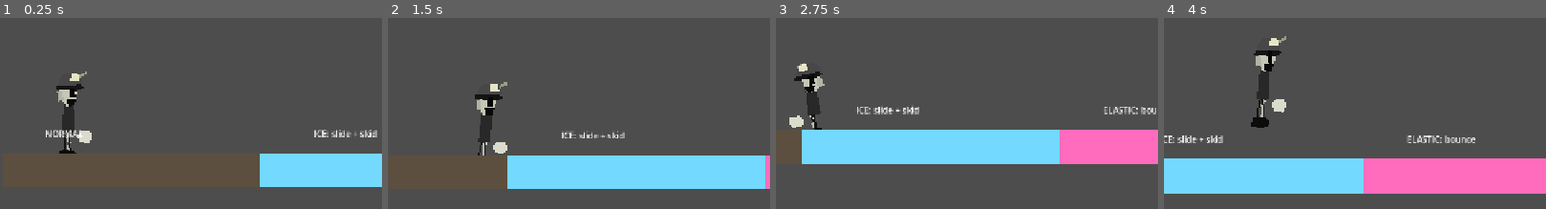
Above: before the commit, frames 1-4 (left to right).
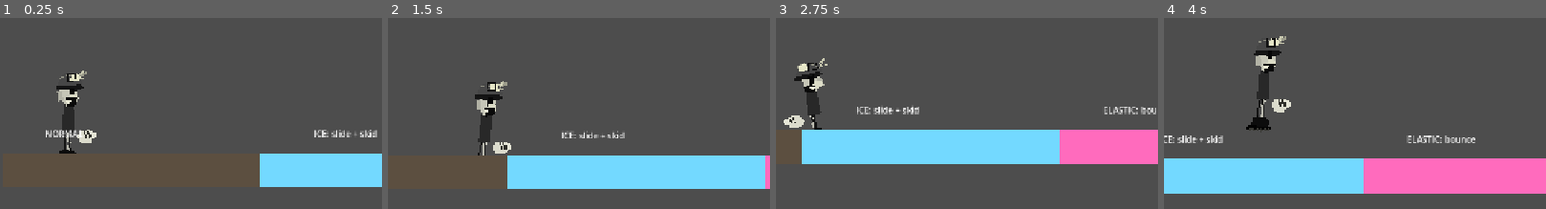
Above: after the commit, the same moments.

Repository: lseyesl/rubber-hose-animation
Game: Godot game, scene res://scenes/Main.tscn
The game is run twice, just before and just after one commit, with the same random seed, the same clock (stepped at 60 frames per second) and the same inputs.
Inputs:
- Up to frame 1 (0.25 s): no input
- Up to frame 2 (1.5 s): hold D (move_right) from 0.53 s (still down); tap Space (jump) at 0.77 s
- Up to frame 3 (2.75 s): tap Space (jump) at 1.52 s; release D (move_right) at 2.03 s; hold A (move_left) from 2.03 s (still down)
- Up to frame 4 (4 s): release A (move_left) at 2.78 s; hold D (move_right) from 2.78 s (still down); tap Space (jump) at 3.02, 3.77 s
The pictures show only the part of the screen within x 29-79%, y 46-96%; the shares and areas given below are measured in that part.

The runs differ from the first frame. In frame 1, 0.3% of the frame differs, in the area x 15-26%, y 27-66%; in frame 2, 0.3%; in frame 3, 0.3%; in frame 4, 0.4%, in the area x 21-34%, y 9-60%.

Commit message:
Add vintage miner visual details to Player scene
Add helmet band, lamp rim/beam, round nose, smile tooth, glove thumbs/finger marks, arm coil shadows, and boot soles/cleats to match the reference image.

Ultraworked with [Sisyphus](https://github.com/code-yeongyu/oh-my-openagent)

Co-authored-by: Sisyphus <clio-agent@sisyphuslabs.ai>

Diff:
--- a/scenes/Player.tscn
+++ b/scenes/Player.tscn
@@ -44,11 +44,27 @@
 
 [node name="FrontDeco" type="Node2D" parent="VisualRoot"]
 
+[node name="LeftArmCoilShadow" type="Line2D" parent="VisualRoot/FrontDeco"]
+position = Vector2(-18, -13)
+points = PackedVector2Array(0, 0, -8, 7, 1, 14, -10, 21, -2, 28, -12, 36, -8, 45)
+width = 7.0
+default_color = Color(0.05, 0.05, 0.05, 1)
+begin_cap_mode = 2
+end_cap_mode = 2
+
 [node name="LeftArmCoil" type="Line2D" parent="VisualRoot/FrontDeco"]
 position = Vector2(-20, -15)
 points = PackedVector2Array(0, 0, -8, 7, 1, 14, -10, 21, -2, 28, -12, 36, -8, 45)
 width = 5.0
 default_color = Color(0.76, 0.76, 0.72, 1)
+begin_cap_mode = 2
+end_cap_mode = 2
+
+[node name="RightArmCoilShadow" type="Line2D" parent="VisualRoot/FrontDeco"]
+position = Vector2(22, -15)
+points = PackedVector2Array(0, 0, 9, 7, -1, 14, 11, 21, 2, 28, 13, 36, 9, 45)
+width = 7.0
+default_color = Color(0.05, 0.05, 0.05, 1)
 begin_cap_mode = 2
 end_cap_mode = 2
 
@@ -104,12 +120,38 @@
 [node name="LeftGlove" type="Polygon2D" parent="VisualRoot/FrontDeco"]
 position = Vector2(-32, 31)
 color = Color(0.86, 0.86, 0.8, 1)
-polygon = PackedVector2Array(-15, -8, 7, -9, 16, 0, 12, 12, -8, 13, -18, 4)
+polygon = PackedVector2Array(-17, -9, 5, -11, 16, -2, 16, 9, 5, 15, -12, 14, -21, 5)
+
+[node name="LeftGloveThumb" type="Polygon2D" parent="VisualRoot/FrontDeco"]
+position = Vector2(-45, 27)
+color = Color(0.9, 0.9, 0.84, 1)
+polygon = PackedVector2Array(-2, -5, 9, -4, 12, 3, 5, 8, -5, 4)
+
+[node name="LeftGloveFingers" type="Line2D" parent="VisualRoot/FrontDeco"]
+position = Vector2(-31, 29)
+points = PackedVector2Array(-7, -6, -3, 6, 0, -7, 4, 6, 7, -5, 10, 4)
+width = 1.8
+default_color = Color(0.18, 0.18, 0.16, 1)
+begin_cap_mode = 2
+end_cap_mode = 2
 
 [node name="RightGlove" type="Polygon2D" parent="VisualRoot/FrontDeco"]
 position = Vector2(32, 31)
 color = Color(0.86, 0.86, 0.8, 1)
-polygon = PackedVector2Array(-7, -9, 15, -8, 18, 4, 8, 13, -12, 12, -16, 0)
+polygon = PackedVector2Array(-5, -11, 17, -9, 21, 5, 12, 14, -5, 15, -16, 9, -16, -2)
+
+[node name="RightGloveThumb" type="Polygon2D" parent="VisualRoot/FrontDeco"]
+position = Vector2(45, 27)
+color = Color(0.9, 0.9, 0.84, 1)
+polygon = PackedVector2Array(2, -5, -9, -4, -12, 3, -5, 8, 5, 4)
+
+[node name="RightGloveFingers" type="Line2D" parent="VisualRoot/FrontDeco"]
+position = Vector2(31, 29)
+points = PackedVector2Array(7, -6, 3, 6, 0, -7, -4, 6, -7, -5, -10, 4)
+width = 1.8
+default_color = Color(0.18, 0.18, 0.16, 1)
+begin_cap_mode = 2
+end_cap_mode = 2
 
 [node name="SideDeco" type="Node2D" parent="VisualRoot"]
 visible = false
@@ -133,7 +175,20 @@
 [node name="SideGlove" type="Polygon2D" parent="VisualRoot/SideDeco"]
 position = Vector2(36, 31)
 color = Color(0.86, 0.86, 0.8, 1)
-polygon = PackedVector2Array(-8, -8, 10, -9, 14, 2, 8, 12, -10, 10, -14, 0)
+polygon = PackedVector2Array(-9, -9, 11, -10, 17, 0, 11, 12, -8, 12, -15, 2)
+
+[node name="SideGloveThumb" type="Polygon2D" parent="VisualRoot/SideDeco"]
+position = Vector2(48, 28)
+color = Color(0.9, 0.9, 0.84, 1)
+polygon = PackedVector2Array(-1, -5, 9, -3, 11, 4, 4, 8, -5, 3)
+
+[node name="SideGloveFingers" type="Line2D" parent="VisualRoot/SideDeco"]
+position = Vector2(38, 29)
+points = PackedVector2Array(-3, -6, 0, 6, 3, -7, 6, 5, 8, -5, 10, 3)
+width = 1.8
+default_color = Color(0.18, 0.18, 0.16, 1)
+begin_cap_mode = 2
+end_cap_mode = 2
 
 [node name="SideBib" type="Polygon2D" parent="VisualRoot/SideDeco"]
 position = Vector2(2, -7)
@@ -191,11 +246,37 @@
 color = Color(0.05, 0.05, 0.05, 1)
 polygon = PackedVector2Array(-17, -6, 10, -8, 18, 2, 10, 10, -20, 8)
 
+[node name="LeftBootSole" type="Polygon2D" parent="VisualRoot/LeftFoot"]
+position = Vector2(-1, 9)
+color = Color(0.01, 0.01, 0.01, 1)
+polygon = PackedVector2Array(-19, -2, 11, -2, 13, 3, -20, 4)
+
+[node name="LeftBootCleats" type="Line2D" parent="VisualRoot/LeftFoot"]
+position = Vector2(-2, 11)
+points = PackedVector2Array(-13, 0, -13, 4, -5, 0, -5, 4, 3, 0, 3, 4, 10, -1, 10, 3)
+width = 2.0
+default_color = Color(0.22, 0.22, 0.2, 1)
+begin_cap_mode = 2
+end_cap_mode = 2
+
 [node name="RightFoot" type="Polygon2D" parent="VisualRoot"]
 position = Vector2(15, 64)
 color = Color(0.05, 0.05, 0.05, 1)
 polygon = PackedVector2Array(-10, -8, 17, -6, 20, 8, -10, 10, -18, 2)
 
+[node name="RightBootSole" type="Polygon2D" parent="VisualRoot/RightFoot"]
+position = Vector2(1, 9)
+color = Color(0.01, 0.01, 0.01, 1)
+polygon = PackedVector2Array(-11, -2, 20, -2, 21, 4, -13, 3)
+
+[node name="RightBootCleats" type="Line2D" parent="VisualRoot/RightFoot"]
+position = Vector2(2, 11)
+points = PackedVector2Array(-8, 0, -8, 4, 0, 0, 0, 4, 8, 0, 8, 4, 15, -1, 15, 3)
+width = 2.0
+default_color = Color(0.22, 0.22, 0.2, 1)
+begin_cap_mode = 2
+end_cap_mode = 2
+
 [node name="Head" type="Polygon2D" parent="VisualRoot"]
 position = Vector2(0, -39)
 color = Color(0.78, 0.78, 0.72, 1)
@@ -216,6 +297,14 @@
 color = Color(0.28, 0.28, 0.28, 1)
 polygon = PackedVector2Array(-24, 2, -15, -15, 13, -17, 25, 0, 15, 7, -17, 7)
 
+[node name="HelmetBand" type="Line2D" parent="VisualRoot/Head"]
+position = Vector2(0, -17)
+points = PackedVector2Array(-18, -8, -6, -12, 8, -12, 19, -5)
+width = 2.0
+default_color = Color(0.55, 0.55, 0.5, 1)
+begin_cap_mode = 2
+end_cap_mode = 2
+
 [node name="HelmetBrim" type="Polygon2D" parent="VisualRoot/Head"]
 position = Vector2(0, -10)
 color = Color(0.08, 0.08, 0.08, 1)
@@ -226,11 +315,27 @@
 color = Color(0.9, 0.9, 0.78, 1)
 polygon = PackedVector2Array(-7, -6, 7, -6, 9, 6, -8, 7)
 
+[node name="LampRim" type="Line2D" parent="VisualRoot/Head"]
+position = Vector2(6, -27)
+points = PackedVector2Array(-7, -6, 7, -6, 9, 6, -8, 7, -7, -6)
+width = 2.0
+default_color = Color(0.06, 0.06, 0.06, 1)
+begin_cap_mode = 2
+end_cap_mode = 2
+
 [node name="LampGlow" type="Polygon2D" parent="VisualRoot/Head"]
 position = Vector2(17, -29)
 color = Color(1, 1, 0.85, 0.45)
 polygon = PackedVector2Array(0, -2, 15, -8, 15, -4, 0, 3)
 
+[node name="LampBeam" type="Line2D" parent="VisualRoot/Head"]
+position = Vector2(18, -29)
+points = PackedVector2Array(0, 0, 12, -9, 2, 5, 15, 3)
+width = 2.0
+default_color = Color(0.95, 0.95, 0.82, 0.75)
+begin_cap_mode = 2
+end_cap_mode = 2
+
 [node name="Eyes" type="Node2D" parent="VisualRoot/Head"]
 position = Vector2(1, -1)
 
@@ -244,10 +349,20 @@
 color = Color(0.03, 0.03, 0.03, 1)
 polygon = PackedVector2Array(-4, -8, 3, -8, 4, 7, -5, 7)
 
+[node name="Nose" type="Polygon2D" parent="VisualRoot/Head"]
+position = Vector2(10, 7)
+color = Color(0.86, 0.86, 0.78, 1)
+polygon = PackedVector2Array(-6, -5, 5, -6, 10, 1, 6, 8, -5, 7, -9, 1)
+
 [node name="Mouth" type="Polygon2D" parent="VisualRoot/Head"]
 position = Vector2(1, 13)
 color = Color(0.04, 0.04, 0.04, 1)
-polygon = PackedVector2Array(-10, -4, 10, -4, 7, 7, -5, 9)
+polygon = PackedVector2Array(-12, -5, 12, -5, 9, 8, -6, 10)
+
+[node name="Tooth" type="Polygon2D" parent="VisualRoot/Head"]
+position = Vector2(1, 14)
+color = Color(0.92, 0.92, 0.84, 1)
+polygon = PackedVector2Array(-7, -3, 4, -3, 3, 2, -5, 3)
 
 [node name="Cheek" type="Polygon2D" parent="VisualRoot/Head"]
 position = Vector2(15, 8)
